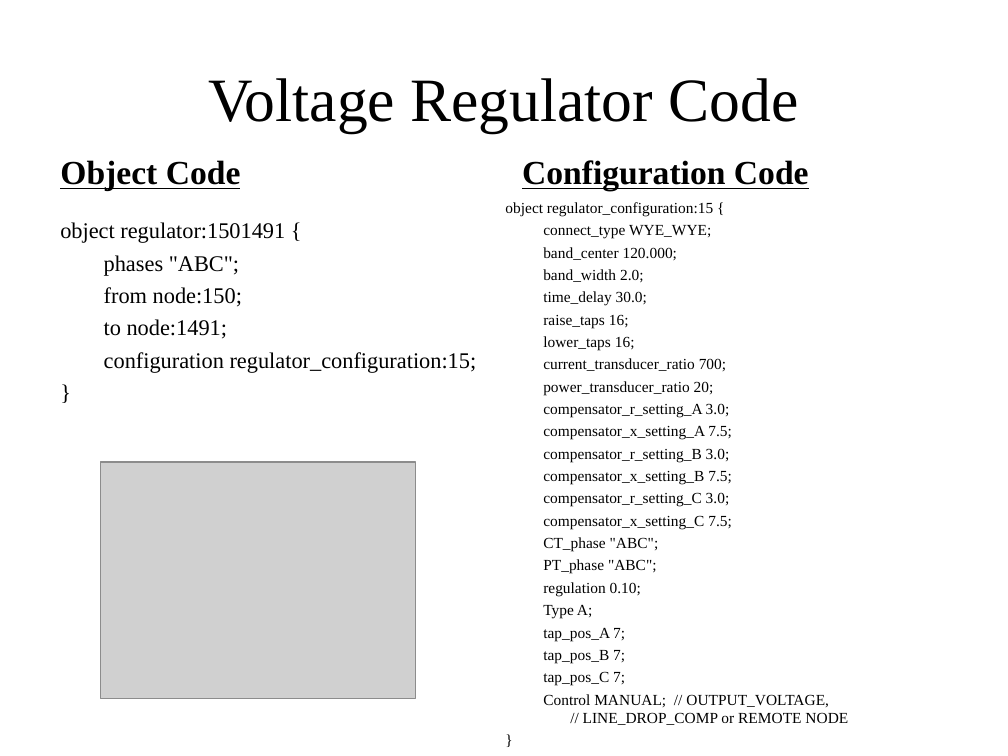
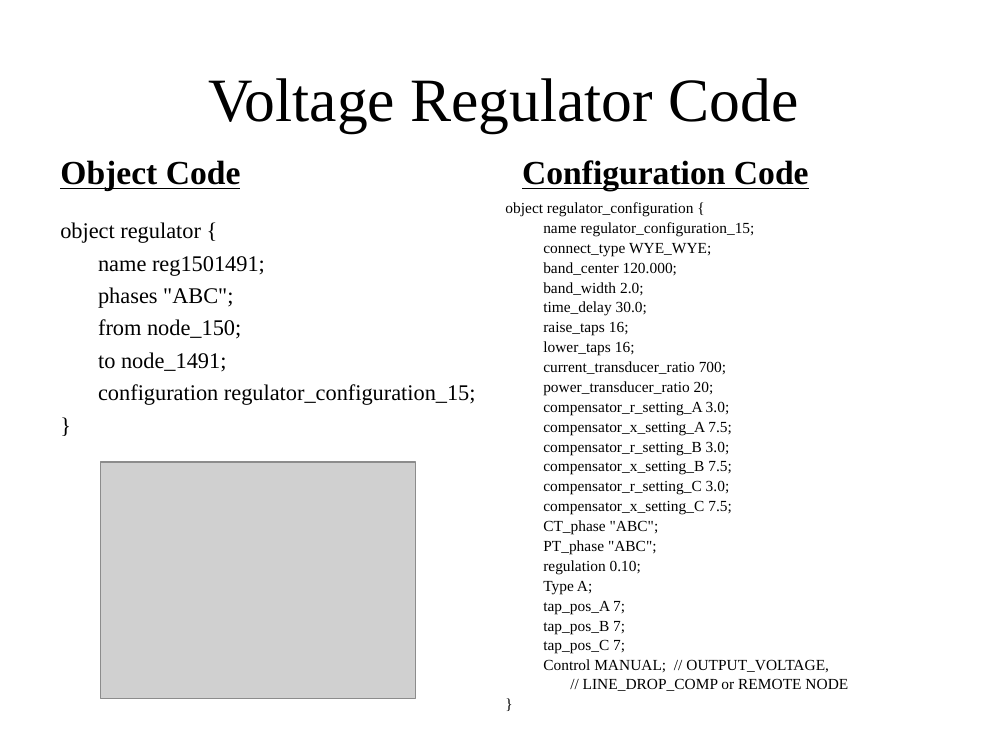
Before and after one commit to gridlab-d/course, a slide deck: slide 21 of ThreeDayCourse_v22/Day1/4.1 - Powerflow Module.ppt. Drawn at 1008x756 pixels with LibreOffice and Linux fonts; fonts in the diff are those of the drawing; grey boxes stand for pictures. Boxes give left, top, right and bottom in pixels: in the first picture for what was removed or moved away, otherwise in the second. Text is boxed around its words. In the diff, an @@ line names an element or a change of style, - is before the commit and + after.

Commit message:
Updates to help prevent propagation of "bad habits" (id numbered objects), as well as other minor touch ups to the presentation.

```diff
--- a/ThreeDayCourse_v22/Day1/4.1 - Powerflow Module.ppt
+++ b/ThreeDayCourse_v22/Day1/4.1 - Powerflow Module.ppt
@@ text at (505,202,755,237): text changed @@
-object regulator_configuration:15 {
+object regulator_configuration {
+name regulator_configuration_15;
@@ text at (60,222,265,276): text changed @@
-object regulator:1501491 {
+object regulator {
+name reg1501491;
@@ text at (543,243,848,691): less space between paragraphs @@
@@ text at (98,319,476,405): text changed @@
-from node:150;
-to node:1491;
-configuration regulator_configuration:15;
+from node_150;
+to node_1491;
+configuration regulator_configuration_15;
```
Also in this commit, not shown: 9 other slides changed, 1 other file.
